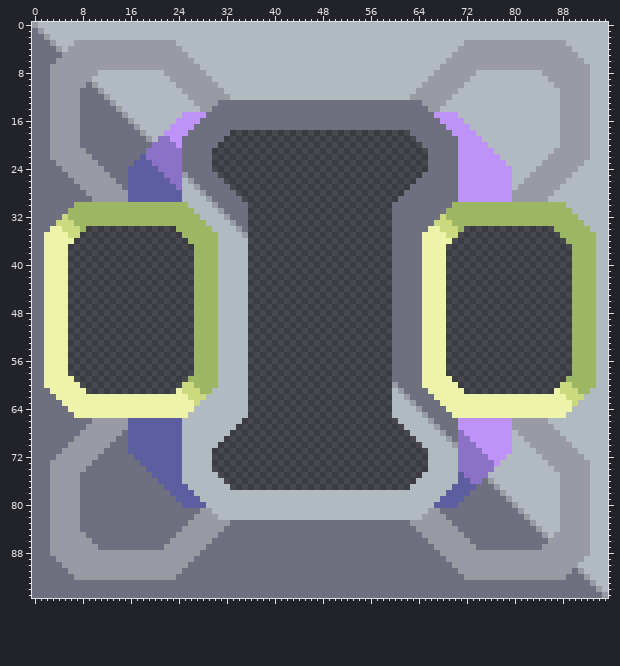
File history of a sprite sheet, assets/sprites/blocks/compressor.png. That is the earlier state.
The file is 96x96 pixels.
The result:
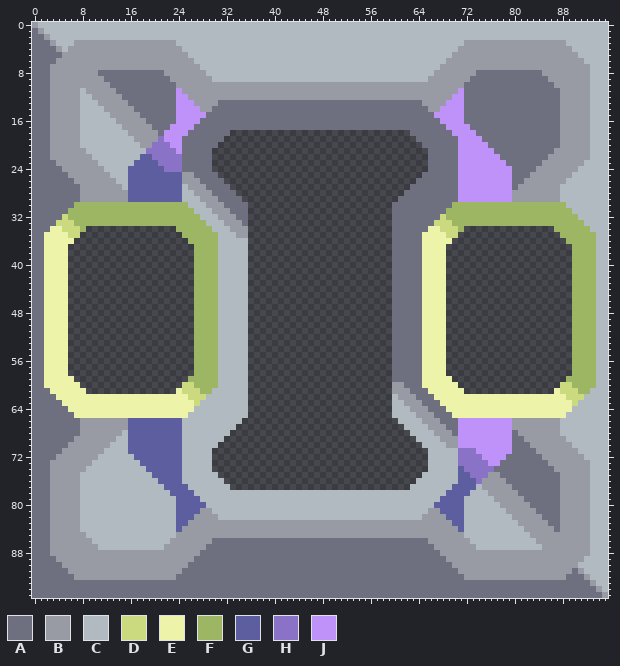
Palette (. is transparent): A #6e7080  B #989aa4  C #b0bac0  D #cbd97f  E #edf3a9  F #9cb664  G #5c5e9f  H #8a73c6  J #bf92f9
What changed:
y 8: x 11..21 CCCCCCCCCCC -> AAAAAAAAAAA; x 74..84 CCCCCCCCCCC -> AAAAAAAAAAA
y 9: x 10..22 CCCCCCCCCCCCC -> BBAAAAAAAAAAA; x 73..85 CCCCCCCCCCCCC -> AAAAAAAAAAAAA
y 10: x 9 A -> B; x 11..23 CCCCCCCCCCCCC -> BBAAAAAAAAAAA; x 31..64 CCCCCCCCCCCCCCCCCCCCCCCCCCCCCCCCCC -> BBBBBBBBBBBBBBBBBBBBBBBBBBBBBBBBBB; x 72..86 CCCCCCCCCCCCCCC -> AAAAAAAAAAAAAAA
y 11: x 8..10 AAA -> CBB; x 12..24 CCCCCCCCCCCCC -> BBAAAAAAAAAAJ; x 32..63 CCCCCCCCCCCCCCCCCCCCCCCCCCCCCCCC -> BBBBBBBBBBBBBBBBBBBBBBBBBBBBBBBB; x 71..87 CCCCCCCCCCCCCCCCC -> JAAAAAAAAAAAAAAAA
y 12: x 8..11 AAAA -> CCBB; x 13..25 CCCCCCCCCCCCC -> BBAAAAAAAAAJJ; x 33..62 CCCCCCCCCCCCCCCCCCCCCCCCCCCCCC -> BBBBBBBBBBBBBBBBBBBBBBBBBBBBBB; x 70..87 CCCCCCCCCCCCCCCCCC -> JJAAAAAAAAAAAAAAAA
y 13: x 8..12 AAAAA -> CCCBB; x 14..26 CCCCCCCCCCCCC -> BBAAAAAAAAJJJ; x 69..87 CCCCCCCCCCCCCCCCCCC -> JJJAAAAAAAAAAAAAAAA
y 14: x 8..13 AAAAAA -> CCCCBB; x 15..27 CCCCCCCCCCCCC -> BBAAAAAAAJJJJ; x 68..87 CCCCCCCCCCCCCCCCCCCC -> JJJJAAAAAAAAAAAAAAAA
y 15: x 8..14 AAAAAAA -> CCCCCBB; x 16..24 CCCCCCCCC -> BBAAAAAAJ; x 71..87 CCCCCCCCCCCCCCCCC -> JAAAAAAAAAAAAAAAA
y 16: x 8..15 AAAAAAAA -> CCCCCCBB; x 17..23 CCCCCCC -> BBAAAAA; x 72..87 CCCCCCCCCCCCCCCC -> AAAAAAAAAAAAAAAA
y 17: x 8..16 AAAAAAAAA -> CCCCCCCBB; x 18..22 CCCCC -> BBAAA; x 73..87 CCCCCCCCCCCCCCC -> AAAAAAAAAAAAAAA
y 18: x 8..17 AAAAAAAAAA -> CCCCCCCCBB; x 19..21 CCC -> BBA; x 74..87 CCCCCCCCCCCCCC -> AAAAAAAAAAAAAA
y 19: x 8..18 AAAAAAAAAAA -> CCCCCCCCCBB; x 20 C -> B; x 22 H -> J; x 75..87 CCCCCCCCCCCCC -> AAAAAAAAAAAAA
y 20: x 8..19 AAAAAAAAAAAA -> CCCCCCCCCCBB; x 23 H -> J; x 76..87 CCCCCCCCCCCC -> AAAAAAAAAAAA
y 21: x 9..18 AAAAAAAAAA -> CCCCCCCCCC; x 24 H -> J; x 77..86 CCCCCCCCCC -> AAAAAAAAAA
y 22: x 10..17 AAAAAAAA -> CCCCCCCC; x 19 H -> G; x 78..85 CCCCCCCC -> AAAAAAAA
y 23: x 11..16 AAAAAA -> CCCCCC; x 20 H -> G; x 79..84 CCCCCC -> AAAAAA
y 24: x 12..15 AAAA -> CCCC; x 21 H -> G; x 80..83 CCCC -> AAAA
y 25: x 13..15 AAA -> CCC; x 22..24 HHH -> GGG; x 26 A -> B; x 80..82 CCC -> AAA
y 26: x 14..15 AA -> CC; x 23..25 HHC -> GGB; x 27 A -> B; x 80..81 CC -> AA
y 27: x 15 A -> C; x 24 H -> G; x 26 C -> B; x 28 A -> B; x 80 C -> A
y 28: x 8 A -> B; x 27 C -> B; x 29 A -> B; x 87 C -> B
y 29: x 8..9 AA -> BB; x 28 C -> B; x 30 A -> B; x 86..87 CC -> BB
y 30: x 29 C -> B; x 31 A -> B
y 31: x 30 C -> B; x 32 A -> B
y 32: x 31 C -> B; x 33 A -> B
y 33: x 32 C -> B; x 34 A -> B
y 34: x 33 C -> B; x 35 A -> B
y 35: x 34 C -> B
y 60: x 61 A -> B
y 61: x 60 C -> B; x 62 A -> B
y 62: x 61 C -> B; x 63 A -> B
y 63: x 62 C -> B; x 64 A -> B
y 64: x 63 C -> B; x 65 A -> B
y 65: x 64 C -> B; x 66 A -> B
y 66: x 8..9 AA -> BB; x 65 C -> B; x 67 A -> B; x 86..87 CC -> BB
y 67: x 8 A -> B; x 66 C -> B; x 68 A -> B; x 87 C -> B
y 68: x 15 A -> C; x 67 C -> B; x 69 A -> B; x 71 H -> J; x 80 C -> A
y 69: x 14..15 AA -> CC; x 68 C -> B; x 70..72 AHH -> BJJ; x 80..81 CC -> AA
y 70: x 13..15 AAA -> CCC; x 69 C -> B; x 71..73 HHH -> JJJ; x 80..82 CCC -> AAA
y 71: x 12..15 AAAA -> CCCC; x 74 H -> J; x 80..83 CCCC -> AAAA
y 72: x 11..16 AAAAAA -> CCCCCC; x 75 H -> J; x 79..84 CCCCCC -> AAAAAA
y 73: x 10..17 AAAAAAAA -> CCCCCCCC; x 76 H -> J; x 78..85 CCCCCCCC -> AAAAAAAA
y 74: x 9..18 AAAAAAAAAA -> CCCCCCCCCC; x 71 H -> G; x 77..86 CCCCCCCCCC -> AAAAAAAAAA
y 75: x 8..19 AAAAAAAAAAAA -> CCCCCCCCCCCC; x 72 H -> G; x 76..87 CCCCCCCCCCCC -> BBAAAAAAAAAA
y 76: x 8..20 AAAAAAAAAAAAA -> CCCCCCCCCCCCC; x 73 H -> G; x 75 A -> B; x 77..87 CCCCCCCCCCC -> BBAAAAAAAAA
y 77: x 8..21 AAAAAAAAAAAAAA -> CCCCCCCCCCCCCC; x 74..76 AAA -> CBB; x 78..87 CCCCCCCCCC -> BBAAAAAAAA
y 78: x 8..22 AAAAAAAAAAAAAAA -> CCCCCCCCCCCCCCC; x 73..77 AAAAA -> CCCBB; x 79..87 CCCCCCCCC -> BBAAAAAAA
y 79: x 8..23 AAAAAAAAAAAAAAAA -> CCCCCCCCCCCCCCCC; x 72..78 AAAAAAA -> CCCCCBB; x 80..87 CCCCCCCC -> BBAAAAAA
y 80: x 8..24 AAAAAAAAAAAAAAAAA -> CCCCCCCCCCCCCCCCG; x 71..79 AAAAAAAAA -> GCCCCCCBB; x 81..87 CCCCCCC -> BBAAAAA
y 81: x 8..27 AAAAAAAAAAAAAAAAAAAA -> CCCCCCCCCCCCCCCCGGGG; x 68..80 AAAAAAAAAAAAA -> GGGGCCCCCCCBB; x 82..87 CCCCCC -> BBAAAA
y 82: x 8..26 AAAAAAAAAAAAAAAAAAA -> CCCCCCCCCCCCCCCCGGG; x 69..81 AAAAAAAAAAAAA -> GGGCCCCCCCCBB; x 83..87 CCCCC -> BBAAA
y 83: x 8..25 AAAAAAAAAAAAAAAAAA -> CCCCCCCCCCCCCCCCGG; x 33..62 AAAAAAAAAAAAAAAAAAAAAAAAAAAAAA -> BBBBBBBBBBBBBBBBBBBBBBBBBBBBBB; x 70..82 AAAAAAAAAAAAA -> GGCCCCCCCCCBB; x 84..87 CCCC -> BBAA
y 84: x 8..24 AAAAAAAAAAAAAAAAA -> CCCCCCCCCCCCCCCCG; x 32..63 AAAAAAAAAAAAAAAAAAAAAAAAAAAAAAAA -> BBBBBBBBBBBBBBBBBBBBBBBBBBBBBBBB; x 71..83 AAAAAAAAAAAAA -> GCCCCCCCCCCBB; x 85..87 CCC -> BBA
y 85: x 9..23 AAAAAAAAAAAAAAA -> CCCCCCCCCCCCCCC; x 31..64 AAAAAAAAAAAAAAAAAAAAAAAAAAAAAAAAAA -> BBBBBBBBBBBBBBBBBBBBBBBBBBBBBBBBBB; x 72..84 AAAAAAAAAAAAA -> CCCCCCCCCCCBB; x 86 C -> B
y 86: x 10..22 AAAAAAAAAAAAA -> CCCCCCCCCCCCC; x 73..85 AAAAAAAAAAAAA -> CCCCCCCCCCCBB
y 87: x 11..21 AAAAAAAAAAA -> CCCCCCCCCCC; x 74..84 AAAAAAAAAAA -> CCCCCCCCCCC
Boxes around the changes in both pictures, in picture pixels (x1, y1, x2, y2):
changed: (80, 70, 560, 238)
changed: (80, 382, 560, 550)
